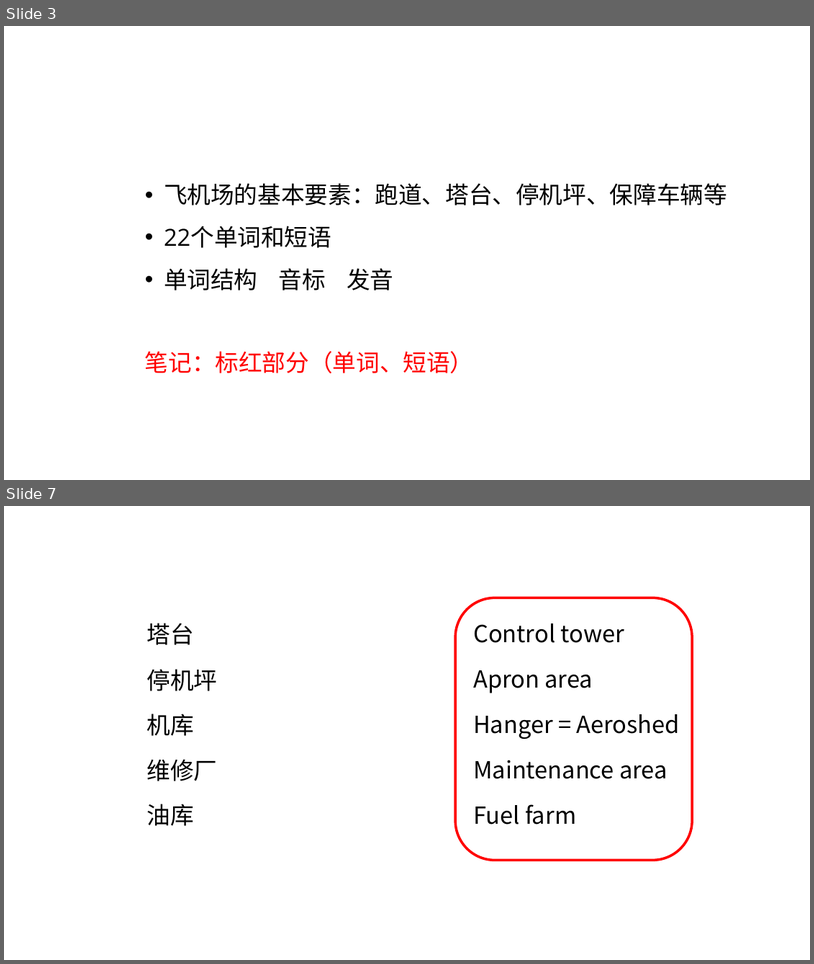
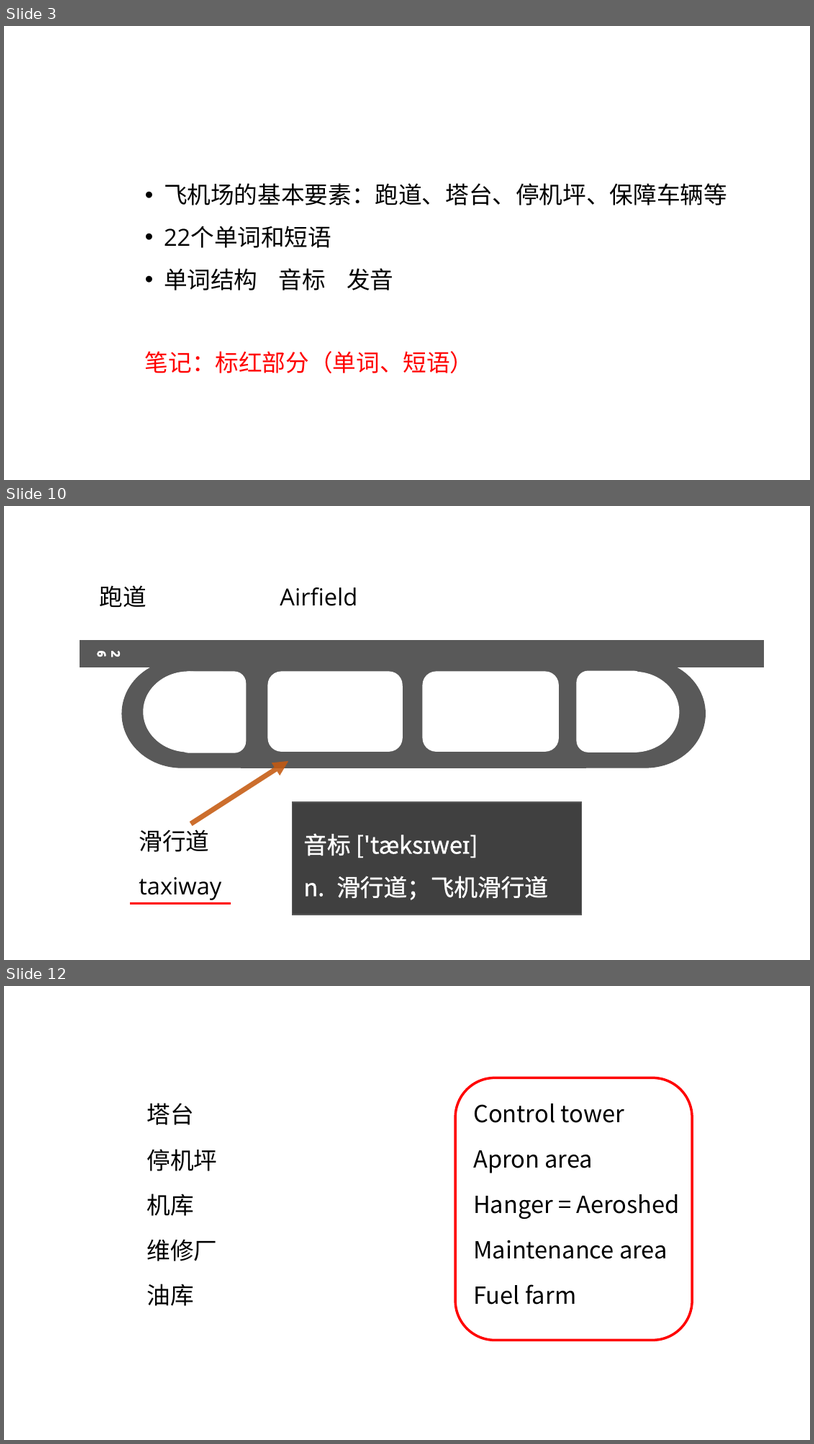
Before and after one commit to dlovegrace/english-teaching, a slide deck: airport sign.pptx. Shown one above the other, each under a label of ours: slides 3 and 7 before the commit, slides 3, 10 and 12 after it; the slides between them are not shown. The pictures are 814x964 and 814x1444 pixels, drawn with LibreOffice and Linux fonts; fonts in the diff are those of the drawing. Boxes give left, top, right and bottom in pixels: in the first picture for what was removed or moved away, otherwise in the second. Text is boxed around its words. In the diff, an @@ line names an element or a change of style, - is before the commit and + after.

Commit message:
完成了ppt中机场介绍以及跑道介绍部分，添加了相关的音标以及音频

```diff
--- a/airport sign.pptx
+++ b/airport sign.pptx
@@ slide 10 added at [4,506,810,960], background #FFFFFF @@
@@ text added at [100,585,147,607], 28 pt, text #000000 @@
+跑道
@@ text added at [280,587,358,606], 28 pt, text #000000 @@
+Airfield
@@ group added at [80,641,764,767]: 4 rounded rectangles, 3 rectangles, 2 flow chart delays, 2 ellipses @@
+26
@@ arrow added from (191, 824) to (289, 761), #C55A11 6 pt @@
@@ rectangle added at [293,802,582,914], fill #404040, outline #595959 1 pt, 28 pt, text #FFFFFF @@
+音标 ['tæksɪweɪ]
+n. 滑行道；飞机滑行道
@@ text added at [139,829,209,852], 28 pt, text #000000 @@
+滑行道
@@ text added at [139,877,221,900], 28 pt, text #000000 @@
+taxiway
@@ line added from (130, 903) to (231, 903), #FF0000 3 pt @@
@@ what was slide 7 is now slide 12 @@
```
Also in this commit, not shown: 4 slides changed, 5 other slides added, 1 slide removed, 1 other file.
